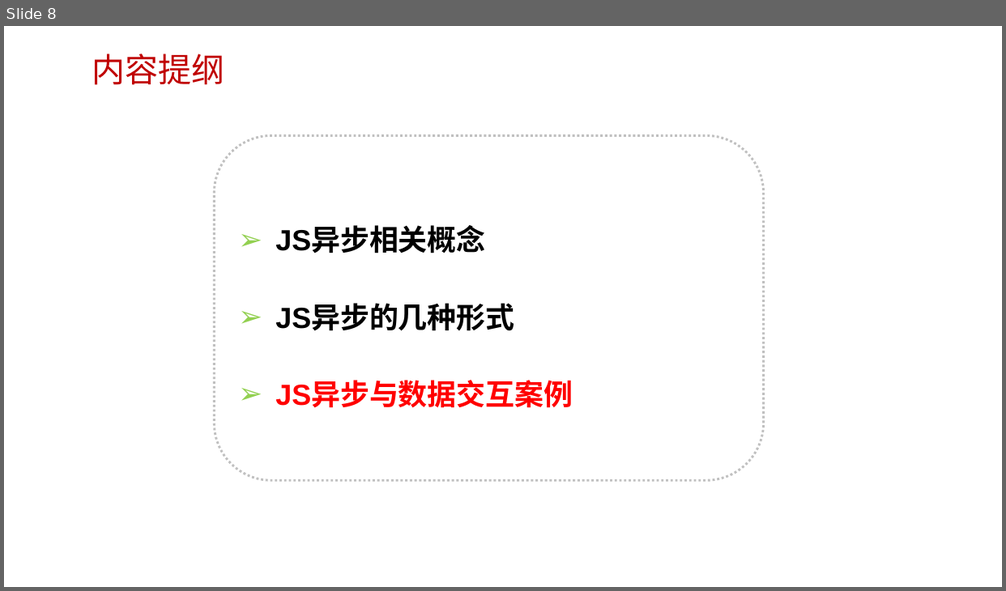
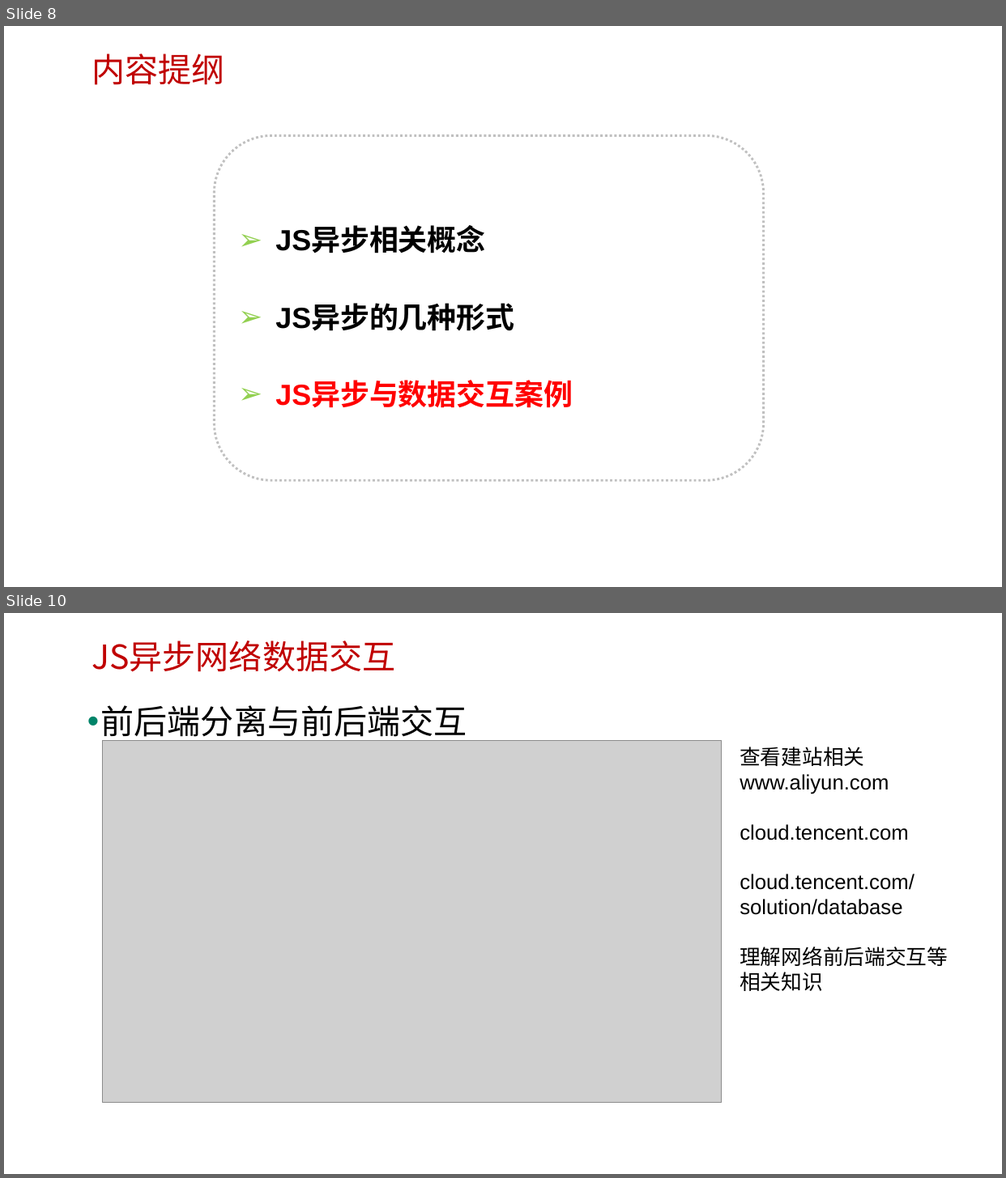
Before and after one commit to edu2act/course-javascript-advanced, a slide deck: 课程PPT/26.JS异步与网络数据交互.pptx. Shown one above the other, each under a label of ours: slide 8 before the commit, slides 8 and 10 after it; the slides between them are not shown. The pictures are 1006x591 and 1006x1178 pixels, drawn with LibreOffice and Linux fonts; fonts in the diff are those of the drawing; grey boxes stand for pictures; background and template pictures are left out. Boxes give left, top, right and bottom in pixels: in the first picture for what was removed or moved away, otherwise in the second. Text is boxed around its words. In the diff, an @@ line names an element or a change of style, - is before the commit and + after.

```diff
--- a/课程PPT/26.JS异步与网络数据交互.pptx
+++ b/课程PPT/26.JS异步与网络数据交互.pptx
@@ slide 10 added at (4, 613, 1002, 1174), background picture (left out) @@
@@ text added at (91, 641, 395, 672), 32 pt, text #C00000 @@
+JS异步网络数据交互
@@ text added at (101, 705, 467, 743), 32 pt, text #000000 @@
+• 前后端分离与前后端交互
@@ picture added at (102, 740, 721, 1102) @@
@@ text added at (739, 747, 948, 991), 20 pt, text #000000 @@
+查看建站相关
+www.aliyun.com
+cloud.tencent.com
+cloud.tencent.com/solution/database
+理解网络前后端交互等相关知识
```
Also in this commit, not shown: 2 slides changed, 1 other slide added, 14 other files.
